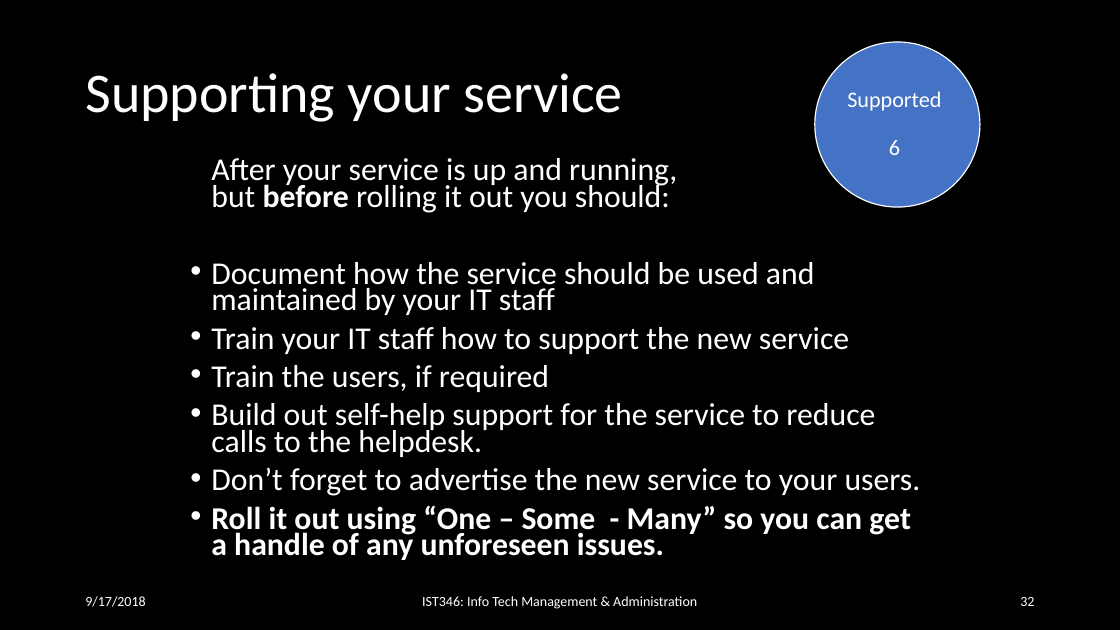
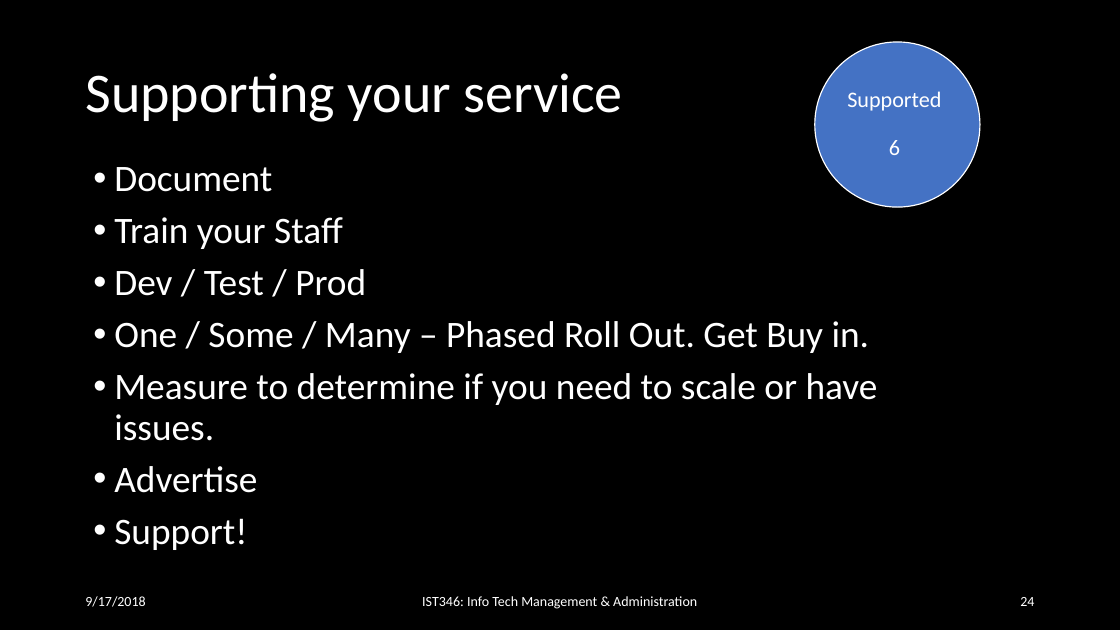
Before and after one commit to orstewar/ist346-content, a slide deck: slide 24 of content/10-services-monitoring-logging.pptx (slide 32 before the commit). Drawn at 1120x630 pixels with LibreOffice and Linux fonts; fonts in the diff are those of the drawing. Boxes give left, top, right and bottom in pixels: in the first picture for what was removed or moved away, otherwise in the second. Text is boxed around its words. In the diff, an @@ line names an element or a change of style, - is before the commit and + after.

```diff
--- a/content/10-services-monitoring-logging.pptx
+++ b/content/10-services-monitoring-logging.pptx
@@ text at [114, 167, 878, 550]: text changed; size 27.2 to 32 pt @@
-After your service is up and running,
-but before rolling it out you should:
-• Document how the service should be used and maintained by your IT staff
-• Train your IT staff how to support the new service
-• Train the users, if required
-• Build out self-help support for the service to reduce calls to the helpdesk.
-• Don’t forget to advertise the new service to your users.
-• Roll it out using “One – Some - Many” so you can get a handle of any unforeseen issues.
+• Document
+• Train your Staff
+• Dev / Test / Prod
+• One / Some / Many – Phased Roll Out. Get Buy in.
+• Measure to determine if you need to scale or have issues.
+• Advertise
+• Support!
@@ page number at [1020, 597, 1034, 606]: text changed @@
-32
+24
```
Also in this commit, not shown: 13 other slides changed, 1 slide added, 11 slides removed, 2 other files.
